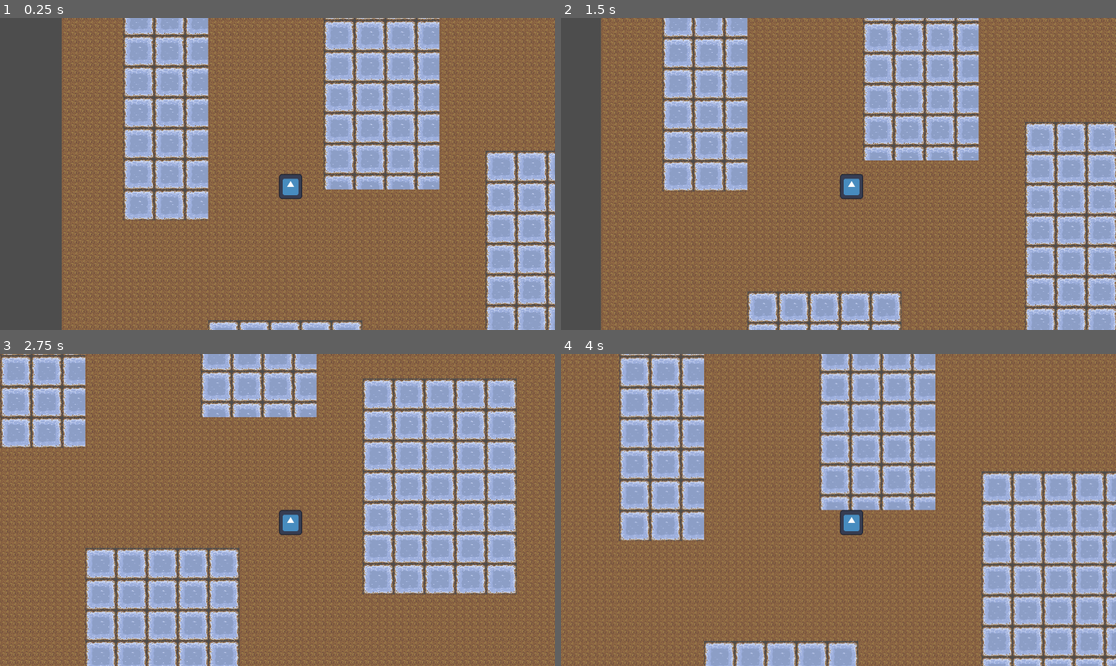
Above: before the commit, frames 1-4 (two rows, left to right).
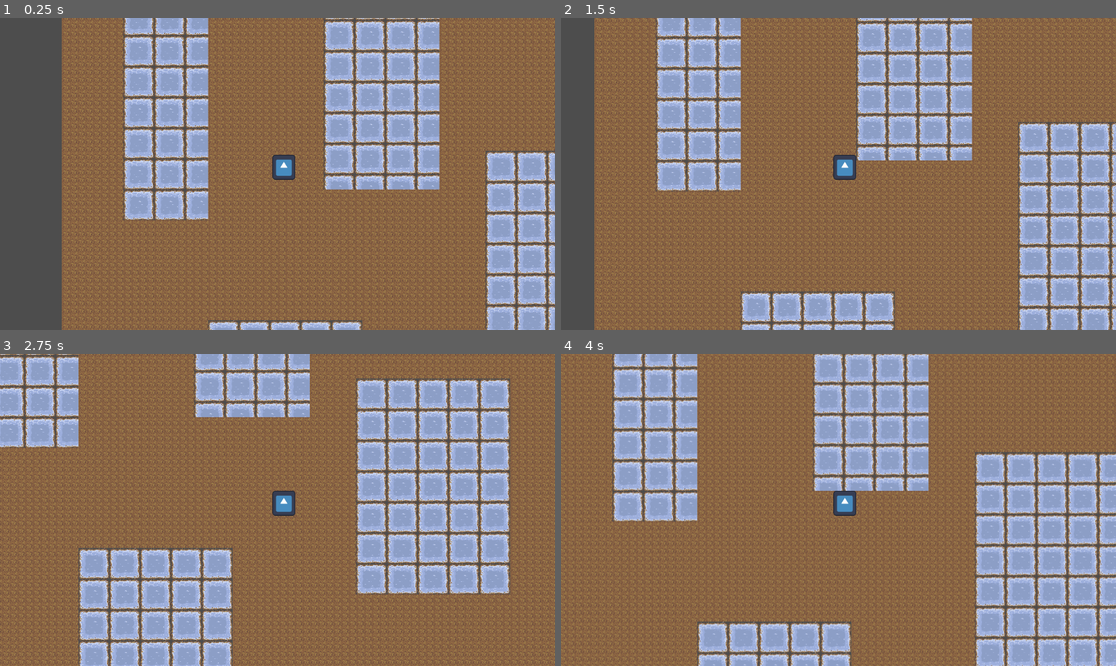
Above: after the commit, the same moments.

Repository: AlexGarciaPrada/Zelda-like-Game
Game: Godot game, scene res://PruebaFísicas.tscn
Two runs of this game, one before a commit and one after it. Both use one fixed random seed, a clock stepped at 60 frames per second and the inputs below. The engine's default icon, where the game draws it, is replaced by a stand-in: a white triangle on a blue panel in a dark square.
Inputs:
- Up to frame 1 (0.25 s): no input
- Up to frame 2 (1.5 s): tap Enter at 0.5 s; hold Right (ui_right) 0.53-1.28 s; hold Ctrl 0.53-1.28 s; tap Space at 1.25 s; hold Down (ui_down) from 1.28 s (still down); tap Ctrl at 1.35 s
- Up to frame 3 (2.75 s): release Down (ui_down) at 2.03 s; hold Right (ui_right) from 2.03 s (still down); hold Ctrl from 2.03 s (still down)
- Up to frame 4 (4 s): release Right (ui_right) at 2.78 s; release Ctrl at 2.78 s; hold Up (ui_up) 2.78-3.53 s; tap Ctrl at 2.85 s; hold Left (ui_left) from 3.53 s (still down); hold Ctrl from 3.53 s (still down)

The runs differ from the first frame. In frame 1, 0.6% of the frame differs, in the area x 49-55%, y 43-59%; in frame 2, 28%; in frame 3, 29%; in frame 4, 36%, in the area x 0-100%, y 0-100%.

Commit message:
Arreglado

Diff:
--- a/PruebaFísicas.tscn
+++ b/PruebaFísicas.tscn
@@ -1,7 +1,7 @@
 [gd_scene load_steps=5 format=3 uid="uid://pp3dpp8nxxnw"]
 
-[ext_resource type="PackedScene" uid="uid://d0el4017mwxkw" path="res://space_ship.tscn" id="1_b237e"]
 [ext_resource type="Texture2D" uid="uid://coavi77xas1e7" path="res://tileset_16x16_final_1.png" id="2_2hf1v"]
+[ext_resource type="PackedScene" uid="uid://dxmbv8jfennqw" path="res://Wizard.tscn" id="2_xs6wo"]
 
 [sub_resource type="TileSetAtlasSource" id="TileSetAtlasSource_vpnwu"]
 texture = ExtResource("2_2hf1v")
@@ -544,14 +544,11 @@
 
 [node name="Node2D" type="Node2D"]
 
-[node name="SpaceShip" parent="." instance=ExtResource("1_b237e")]
-top_level = true
-position = Vector2(14, 40)
-
-[node name="Camera2D" type="Camera2D" parent="SpaceShip"]
-position = Vector2(-14, -40)
-
 [node name="TileMap" type="TileMap" parent="."]
 tile_set = SubResource("TileSet_kopyf")
 format = 2
 layer_0/tile_data = PackedInt32Array(0, 65537, 10, 1, 65537, 10, 2, 65537, 10, 3, 65537, 10, 4, 65537, 10, 5, 65537, 10 …(197066 unchanged characters)…
+
+[node name="Wizard" parent="." instance=ExtResource("2_xs6wo")]
+
+[node name="Camera2D" type="Camera2D" parent="Wizard"]
--- a/space_ship.tscn
+++ b/Wizard.tscn
@@ -1,13 +1,13 @@
-[gd_scene load_steps=4 format=3 uid="uid://d0el4017mwxkw"]
+[gd_scene load_steps=4 format=3 uid="uid://dxmbv8jfennqw"]
 
-[ext_resource type="Script" path="res://SpaceShip.gd" id="1_vpjuw"]
+[ext_resource type="Script" path="res://Wizard.gd" id="1_bqdg8"]
 [ext_resource type="Texture2D" uid="uid://gfs3ovxyfsiv" path="res://icon.svg" id="2_a2ptd"]
 
 [sub_resource type="RectangleShape2D" id="RectangleShape2D_glctq"]
 size = Vector2(48, 51)
 
-[node name="SpaceShip" type="CharacterBody2D"]
-script = ExtResource("1_vpjuw")
+[node name="Wizard" type="CharacterBody2D"]
+script = ExtResource("1_bqdg8")
 
 [node name="Sprite2D" type="Sprite2D" parent="."]
 visibility_layer = 2
Not shown, added: Assets Videojuego/Sprites/Personajes/Abajo/Idle/Abajo.png.import
Not shown, added: Assets Videojuego/Sprites/Personajes/Abajo/Walk/Abajo.png.import
Not shown, added: Assets Videojuego/Sprites/Personajes/Arriba/Idle/Arriba.png.import
Not shown, added: Assets Videojuego/Sprites/Personajes/Derecha/Idle/Derecha.png.import
Not shown, added: Assets Videojuego/Sprites/Personajes/Izquierda/Idle/Izquierda.png.import
Renamed: SpaceShip.gd -> Wizard.gd
